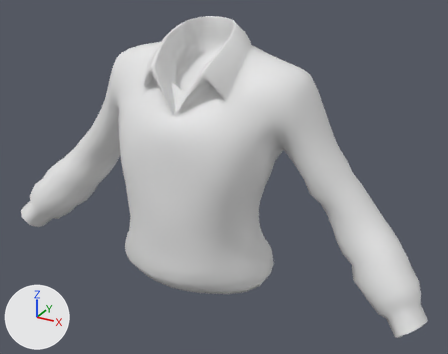
Before and after pictures for a commit that changed the FBX model Assets/BoZo_StylizedModularCharacters/Outfits/Base/Top/Outfit_Top_DressShirt/BSMC_Top_DressShirt.fbx.
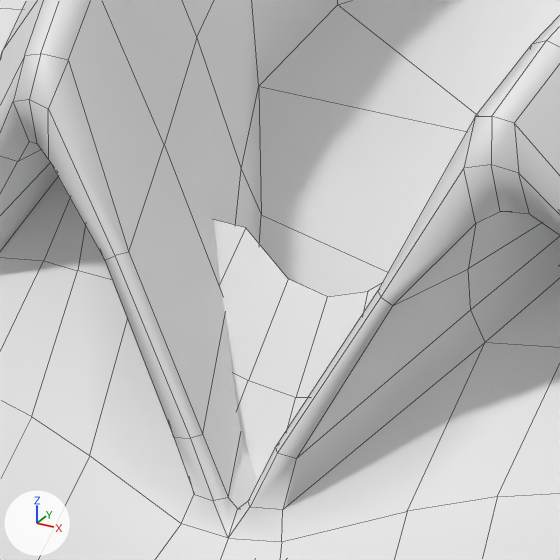
Each version is shown whole from a 50 mm lens placed at (0.544, -0.914, 1.712), pointed at (0.051, -0.017, 1.263), then close up on the part from 33% to 47% of the width and 17% to 34% of the height. Lighting does not change. The marker at lower left points along +X, +Y and +Z. The close-ups show mesh edges as thin lines. Materials are left out; every surface is plain grey. Where no turn or scale is listed for an object, it has been applied to the vertices.

Names of what the first close-up shows: 'BSMC_Outfit_Top_DressShirt'.
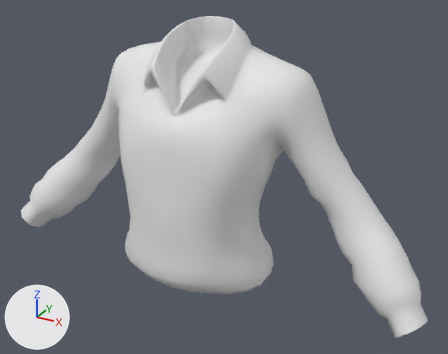
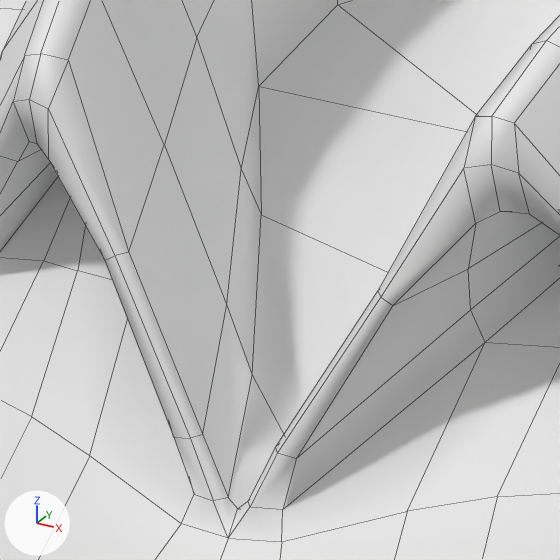
Patch to the scene script:
```diff
--- a/Assets/BoZo_StylizedModularCharacters/Outfits/Base/Top/Outfit_Top_DressShirt/BSMC_Top_DressShirt.fbx.py
+++ b/Assets/BoZo_StylizedModularCharacters/Outfits/Base/Top/Outfit_Top_DressShirt/BSMC_Top_DressShirt.fbx.py
@@ me_mesh @@
 me_mesh.from_pydata(...)  # 1439 vertices, 1464 faces; spans x -0.434..0.434, y -0.149..0.09, z 1.059..1.531
 # used by ob_bsmc_outfit_top_dressshirt; location = (0.0, 0.0, 0.0)
+# me_mesh part 1: the loose piece of 16 vertices spanning x -0.037..0.037, y -0.095..-0.057, z 1.374..1.436 is deleted
```

Pixel boxes (x1, y1, x2, y2) of what changed, in the close-ups (560 x 560 px):
part 1 of me_mesh, deleted
    before: (213, 219, 382, 481)
